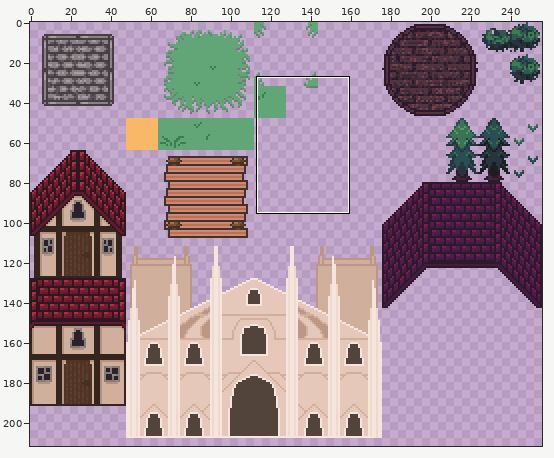
File history of a sprite sheet, Assets/Graphics/Tilesets/town_outside.png. Above, an overview of the earlier version with the close-up marked.
Close-up. Old version:
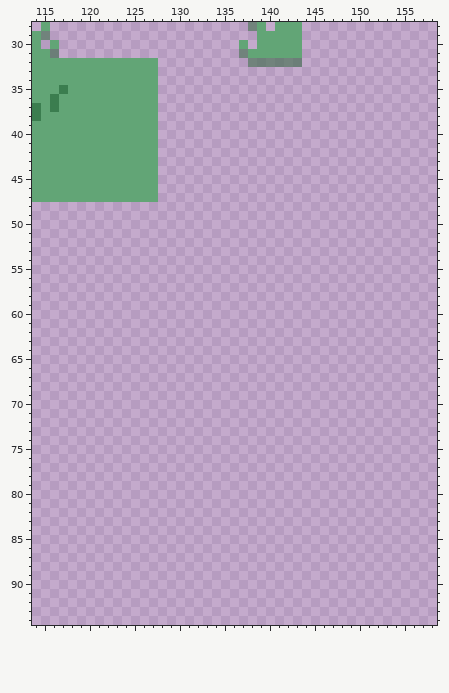
The file is 256x256 pixels. Colours within 5 levels of each other are drawn and written as one. Shown: x 114..158, y 28..94. The wide view leaves out empty margins.
Now the later version:
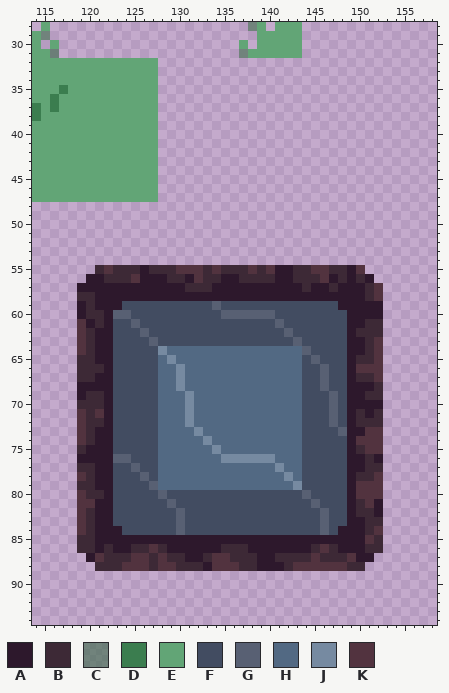
Palette (. is transparent): A #2d182c  B #3d2936  C #416d4ea1  D #3b7d4f  E #62a576  F #424c61  G #586073  H #526983  J #768aa1  K #52333f
The edit:
y 32: x 138..143 CCCCCC -> ......
y 55: x 121..150 .............................. -> BKBBBABBBKKKBKBBBKBKAABBKKBBAK
y 56: x 120..151 ................................ -> AABBBKAAABBAKBBAABBBBAABBBKABABA
y 57: x 119..152 .................................. -> AAAAAAAAAAAABBBAAAAAAAAAABAABAAABK
y 58: x 119..152 .................................. -> BBAAAAAAAAAAAAAAAAAAAAAAAAAAAAAABK
y 59: x 119..152 .................................. -> ABAAAFFFFFFFFFFGFFFFFFFFFFFFFAAAAA
y 60: x 119..152 .................................. -> ABBAGGFFFFFFFFFFGGGGGGFFFFFFFFAAAA
y 61: x 119..152 .................................. -> KABAFFGFFFFFFFFFFFFFFFGFFFFFFFAABB
y 62: x 119..152 .................................. -> KBAAFFFGFFFFFFFFFFFFFFFGFFFFFFABBB
y 63: x 119..152 .................................. -> KBAAFFFFGFFFFFFFFFFFFFFFGFFFFFAABK
y 64: x 119..152 .................................. -> KBAAFFFFFJHHHHHHHHHHHHHHHGFFFFAABK
y 65: x 119..152 .................................. -> BBAAFFFFFHJHHHHHHHHHHHHHHFGFFFABBK
y 66: x 119..152 .................................. -> BBBAFFFFFHHJHHHHHHHHHHHHHFFGFFAKKK
y 67: x 119..152 .................................. -> BBAAFFFFFHHJHHHHHHHHHHHHHFFGFFABBK
y 68: x 119..152 .................................. -> AAAAFFFFFHHJHHHHHHHHHHHHHFFGFFAAAB
y 69: x 119..152 .................................. -> ABBAFFFFFHHHJHHHHHHHHHHHHFFFGFAABB
y 70: x 119..152 .................................. -> BBBAFFFFFHHHJHHHHHHHHHHHHFFFGFAAAA
y 71: x 119..152 .................................. -> KBKAFFFFFHHHJHHHHHHHHHHHHFFFGFABAB
y 72: x 119..152 .................................. -> KBBAFFFFFHHHJHHHHHHHHHHHHFFFGFABBB
y 73: x 119..152 .................................. -> KBAAFFFFFHHHHJHHHHHHHHHHHFFFFGAAKK
y 74: x 119..152 .................................. -> KBAAFFFFFHHHHHJHHHHHHHHHHFFFFFAKKK
y 75: x 119..152 .................................. -> BAAAFFFFFHHHHHHJHHHHHHHHHFFFFFABKK
y 76: x 119..152 .................................. -> AAAAGGFFFHHHHHHHJJJJJJHHHFFFFFAABA
y 77: x 119..152 .................................. -> BBAAFFGFFHHHHHHHHHHHHHJHHFFFFFAABB
y 78: x 119..152 .................................. -> KBAAFFFGFHHHHHHHHHHHHHHJHFFFFFABBK
y 79: x 119..152 .................................. -> BBAAFFFFGHHHHHHHHHHHHHHHJFFFFFAKKK
y 80: x 119..152 .................................. -> KBBAFFFFFGFFFFFFFFFFFFFFFGFFFFAKKK
y 81: x 119..152 .................................. -> KKAAFFFFFFGFFFFFFFFFFFFFFFGFFFABKA
y 82: x 119..152 .................................. -> KBAAFFFFFFFGFFFFFFFFFFFFFFFGFFABBA
y 83: x 119..152 .................................. -> KBAAFFFFFFFGFFFFFFFFFFFFFFFGFFAABB
y 84: x 119..152 .................................. -> KBAAAFFFFFFGFFFFFFFFFFFFFFFGFAAABK
y 85: x 119..152 .................................. -> BBAAAAAAAAAAAAAAAAAAAAAAAAAAAAAAKB
y 86: x 119..152 .................................. -> BBABAABBKBAAAAAABBBAAAAAAABKBAAABB
y 87: x 120..151 ................................ -> AKBBBKKBKBBAABKKBBBAABBBBKBBBKAA
y 88: x 121..150 .............................. -> BBBKKKBKKBBBAKKKBBAAABKKKKKKBB
